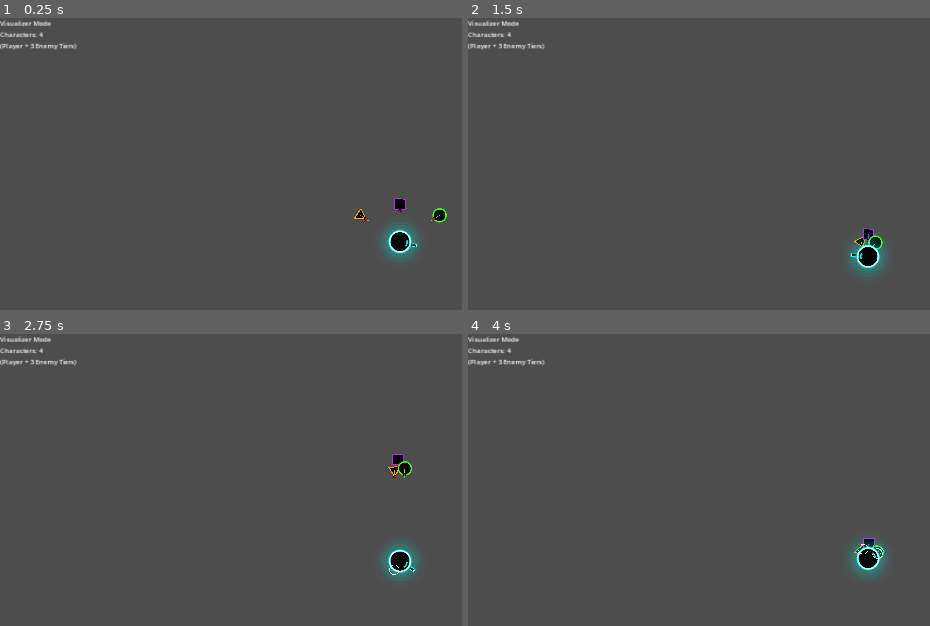
Above: before the commit, frames 1-4 (two rows, left to right).
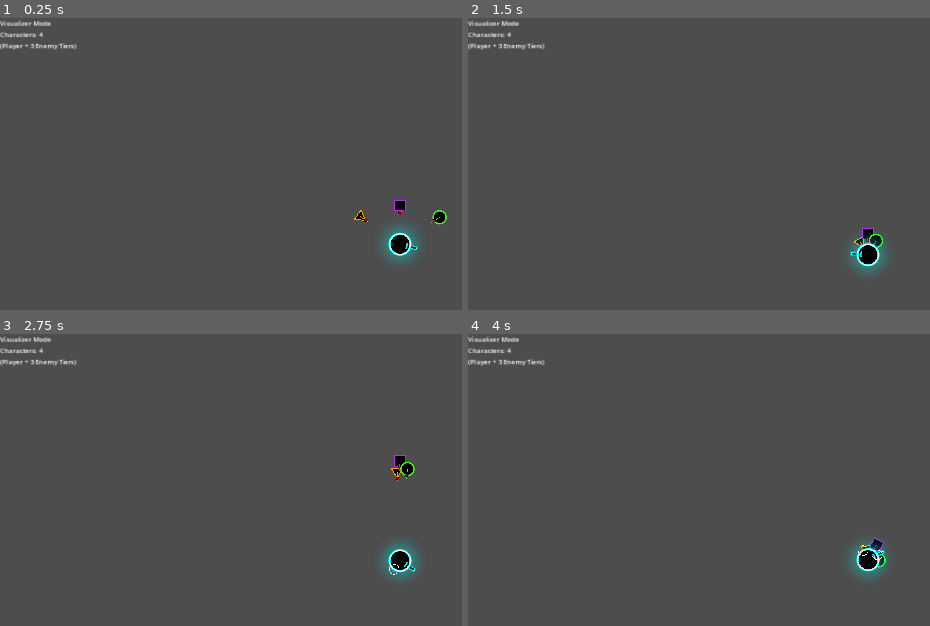
Above: after the commit, the same moments.

Repository: afaucher/team-dark
Game: Godot game, scene res://scenes/test/character_visualizer.tscn
Same seed, same stepped clock (60 frames per second), same inputs: the game is played once before the commit and once after it. This scene is started directly instead of the project's main scene.
Inputs (mouse positions are in pixels of both pictures, inside the frame that each line leads up to):
- Up to frame 1 (0.25 s): no input
- Up to frame 2 (1.5 s): tap Enter at 0.5 s; move the mouse to (outside the picture) at 0.52 s; hold E (fire_right) 0.53-1.28 s; tap Down (aim_down) at 0.6 s; click (outside the picture) at 0.67 s; move the mouse to (708, 266) at 1.27 s; hold S (move_down) from 1.28 s (still down); tap Left (aim_left) at 1.35 s
- Up to frame 3 (2.75 s): move the mouse to (outside the picture) at 2.02 s; release S (move_down) at 2.03 s; hold E (fire_right) from 2.03 s (still down); tap Right (aim_right) at 2.1 s
- Up to frame 4 (4 s): move the mouse to (outside the picture) at 2.77 s; release E (fire_right) at 2.78 s; hold W (move_up) 2.78-3.53 s; tap Up (aim_up) at 2.85 s; click (outside the picture) at 2.92 s; move the mouse to (outside the picture) at 3.52 s; hold Q (fire_left) from 3.53 s (still down); hold Space (fire_front) from 3.53 s (still down)

The runs differ from the first frame. In frame 1, 0.4% of the frame differs, in the area x 76-97%, y 61-82%; in frame 2, 0.3%; in frame 3, 0.3%; in frame 4, 0.4%.

Commit message:
Update build system with template error handling and documentation.

Diff:
--- a/scenes/characters/player.gd
+++ b/scenes/characters/player.gd
@@ -96,6 +96,8 @@
 		var hud = get_tree().root.find_child("HUD", true, false)
 		if hud:
 			hud.update_mount(mount_index, w_name, status)
+			if hud.has_method("update_weapon_status"):
+				hud.update_weapon_status(mount_index, true, 1.0)
 
 	queue_redraw()
 
@@ -125,6 +127,32 @@
 	# Clear the mount
 	equip_weapon.rpc(mount_index, "")
 
+func swap_weapon(mount_index: int, new_weapon_path: String):
+	if not multiplayer.is_server():
+		return
+
+	# 1. Drop the current weapon if it exists
+	var old_weapon_scene = current_mount_weapons[mount_index]
+	if old_weapon_scene:
+		var pickup_pkg = load("res://scenes/objects/pickup.tscn")
+		var pickup = pickup_pkg.instantiate()
+		pickup.pickup_type = "weapon"
+		pickup.item_scene = old_weapon_scene
+		pickup.item_scene_path = old_weapon_scene.resource_path
+
+		# Get name
+		var temp = old_weapon_scene.instantiate()
+		pickup.pickup_name = temp.weapon_name if "weapon_name" in temp else "Dropped Weapon"
+		temp.free()
+
+		# Spawn behind the player
+		pickup.global_position = global_position - Vector2.from_angle(rotation) * 60.0
+		get_tree().current_scene.find_child("Pickups", true, false).add_child(pickup, true)
+		print("[Server] Player ", player_id, " dropped ", pickup.pickup_name)
+
+	# 2. Equip the new weapon
+	equip_weapon.rpc(mount_index, new_weapon_path)
+
 func heal(amount: float):
 	current_hp = min(current_hp + amount, max_hp)
 	print("Player ", player_id, " healed by ", amount, ". HP: ", current_hp)
@@ -177,6 +205,15 @@
 	var fire_all_held = Input.is_action_pressed("fire_all")
 	if fire_all_just or fire_all_held:
 		for i in range(3):
+			# Skip passive items for "Fire All"
+			var weapon = current_mount_weapons[i]
+			if weapon:
+				var temp = weapon.instantiate()
+				var is_passive = "is_passive" in temp and temp.is_passive
+				temp.free()
+				if is_passive:
+					continue
+
 			_fire_mount(i, fire_all_just, fire_all_held)
 
 	# Update Pickup Hold timers
@@ -206,7 +243,17 @@
 
 	var pickup = get_node_or_null(pickup_path)
 	if pickup and pickup.has_method("pickup_collected"):
-		pickup.pickup_collected(player_id, mount_index)
+		if pickup.pickup_type == "weapon" and pickup.item_scene_path != "":
+			swap_weapon(mount_index, pickup.item_scene_path)
+			pickup.queue_free()
+		elif pickup.pickup_type == "health":
+			# New: Health kits can now be mounted!
+			# We'll use a special scene for the mounted health kit
+			swap_weapon(mount_index, "res://scenes/objects/health_kit_mounted.tscn")
+			pickup.queue_free()
+		else:
+			# Regular pickup (ammo, etc)
+			pickup.pickup_collected(player_id, mount_index)
 
 func _update_nearest_pickup():
 	var pickups = get_tree().get_nodes_in_group("pickups")
@@ -298,8 +345,6 @@
 
 			var mount_pos = mounts[i].position
 			draw_arc(mount_pos, 15.0, -PI/2, -PI/2 + visual_progress * TAU, 32, Color.WHITE, 2.0)
-			if nearest_pickup:
-				draw_line(mount_pos, to_local(nearest_pickup.global_position), Color(1,1,1,0.5 * visual_progress), 1.0)
 
 	# --- Debug Overlay (Toggle with F3) ---
 	if DebugManager.show_debug:
@@ -385,6 +430,12 @@
 		_check_pointing_at_others(delta)
 		_update_nearest_pickup()
 
+		if DebugManager.show_debug and Input.is_action_just_pressed("toggle_debug"):
+			var p_count = get_tree().get_nodes_in_group("pickups").size()
+			print("[DEBUG] Current pickups in world: ", p_count)
+			if nearest_pickup:
+				print("[DEBUG] Nearest pickup: ", nearest_pickup.pickup_name, " at dist ", global_position.distance_to(nearest_pickup.global_position))
+
 	queue_redraw() # Continuous redraw for debug inputs
 
 func _check_pointing_at_others(delta):
--- a/scenes/game.tscn
+++ b/scenes/game.tscn
@@ -19,8 +19,10 @@
 pickup_spawner_scene = ExtResource("8_pickups")
 
 [node name="Projectiles" type="Node2D" parent="."]
+z_index = 20
 
 [node name="Pickups" type="Node2D" parent="."]
+z_index = 20
 
 [node name="ProjectileSpawner" type="MultiplayerSpawner" parent="."]
 _spawnable_scenes = PackedStringArray("res://scenes/projectiles/pellet.tscn")
--- a/scenes/map/map_renderer.gd
+++ b/scenes/map/map_renderer.gd
@@ -163,14 +163,5 @@
 		else:
 			draw_line(p1, p2, faded_color, outline_width)
 
-		if show_debug:
-			var mid = (p1 + p2) / 2.0
-			var to_mid = (mid - center).normalized()
-			var text_pos = mid + to_mid * 20.0
-			draw_string(ThemeDB.fallback_font, text_pos, "N:" + str(n_idx), HORIZONTAL_ALIGNMENT_CENTER, -1, 16, Color.YELLOW)
-			draw_line(mid, mid + to_mid * 30.0, Color.YELLOW, 1.0)
-
 	if show_debug:
-		draw_string(ThemeDB.fallback_font, center, str(hex.q) + "," + str(hex.r) + "\nH:" + str(hex.height), HORIZONTAL_ALIGNMENT_CENTER, -1, 24, Color.WHITE)
-		for i in range(6):
-			draw_string(ThemeDB.fallback_font, points[i], str(i), HORIZONTAL_ALIGNMENT_CENTER, -1, 16, Color.RED)
+		draw_string(ThemeDB.fallback_font, center, "H:" + str(hex.height), HORIZONTAL_ALIGNMENT_CENTER, -1, 20, Color.WHITE)
--- /dev/null
+++ b/scenes/objects/health_kit_mounted.tscn
@@ -0,0 +1,6 @@
+[gd_scene load_steps=2 format=3 uid="uid://health_kit_scene"]
+
+[ext_resource type="Script" path="res://scripts/items/health_kit.gd" id="1_script"]
+
+[node name="HealthKit" type="Node2D"]
+script = ExtResource("1_script")
--- a/scenes/objects/pickup.tscn
+++ b/scenes/objects/pickup.tscn
@@ -15,6 +15,9 @@
 properties/2/path = NodePath(".:global_position")
 properties/2/spawn = true
 properties/2/replication_mode = 1
+properties/3/path = NodePath(".:item_scene_path")
+properties/3/spawn = true
+properties/3/replication_mode = 1
 
 [node name="Pickup" type="Area2D" groups=["pickups"]]
 script = ExtResource("1_script")
--- a/scenes/objects/pickup_spawner.tscn
+++ b/scenes/objects/pickup_spawner.tscn
@@ -7,5 +7,5 @@
 [node name="PickupSpawner" type="Node"]
 script = ExtResource("1_script")
 weapon_scenes = Array[PackedScene]([ExtResource("2_pellet_gun"), ExtResource("3_machine_gun")])
-health_count = 15
-weapon_count = 15
+health_count = 30
+weapon_count = 30
--- a/scenes/ui/hud.gd
+++ b/scenes/ui/hud.gd
@@ -71,8 +71,25 @@
 			match item_name.to_lower():
 				"pellet gun":
 					icon.type = 1 # PELLET_GUN
+				"machine gun":
+					icon.type = 2 # MACHINE_GUN
+				"health kit":
+					icon.type = 3 # HEALTH_KIT
 				_:
 					icon.type = 0 # NONE
+
+func update_weapon_status(mount_idx: int, is_ready: bool, ammo_ratio: float):
+	var container
+	match mount_idx:
+		0: container = mount_left_icon_container
+		1: container = mount_right_icon_container
+		2: container = mount_top_icon_container
+
+	if container:
+		var icon = container.get_node_or_null("WeaponIcon")
+		if icon:
+			icon.is_ready = is_ready
+			icon.ammo_ratio = ammo_ratio
 
 func update_teammates(players: Dictionary):
 	# Clear list
--- a/scripts/game_manager.gd
+++ b/scripts/game_manager.gd
@@ -44,6 +44,7 @@
 	if not players_container:
 		players_container = Node2D.new()
 		players_container.name = "Players"
+		players_container.z_index = 10
 		add_child(players_container)
 
 @rpc("authority", "call_local", "reliable")
@@ -60,6 +61,9 @@
 	if map_generator_scene:
 		var map_gen = map_generator_scene.instantiate()
 		add_child(map_gen)
+		move_child(map_gen, 0) # Place at the very bottom of the tree
+		if map_gen is Node2D:
+			map_gen.z_index = -10 # Ensure it's visually below everything
 		current_map = map_gen
 		# Access the internal generator node to set seed
 		# Map scene structure: Map (Renderer) -> Generator (Node)
@@ -112,12 +116,16 @@
 			start_game()
 			_spawn_player.rpc(id, info, spawn_pos)
 
+		# TEST: Spawn a machine gun near the new player
+		call_deferred("_spawn_test_pickup", spawn_pos + Vector2(250, 0))
+
 @rpc("authority", "call_local", "reliable")
 func _spawn_player(id, info, spawn_pos: Vector2):
 	print("Spawning player: ", id, " at ", spawn_pos)
 	if not players_container:
 		players_container = Node2D.new()
 		players_container.name = "Players"
+		players_container.z_index = 10
 		add_child(players_container)
 
 	if players_container.has_node(str(id)):
@@ -139,3 +147,17 @@
 		players_container = null
 
 	_show_main_menu()
+
+func _spawn_test_pickup(pos: Vector2):
+	if not multiplayer.is_server(): return
+	var pickups_node = find_child("Pickups", true, false)
+	if not pickups_node: return
+
+	var pickup_pkg = load("res://scenes/objects/pickup.tscn")
+	var pickup = pickup_pkg.instantiate()
+	pickup.pickup_type = "weapon"
+	pickup.pickup_name = "TEST Machine Gun"
+	pickup.item_scene_path = "res://scenes/weapons/machine_gun.tscn"
+	pickup.global_position = pos
+	pickups_node.add_child(pickup, true)
+	print("[TEST] Spawned pickup at ", pos)
--- /dev/null
+++ b/scripts/items/health_kit.gd
@@ -0,0 +1,41 @@
+extends Node2D
+
+@export var weapon_name: String = "Health Kit"
+@export var is_passive: bool = true
+
+func trigger(just_pressed: bool, is_held: bool):
+	if just_pressed:
+		var parent = get_parent() # Mount
+		if parent:
+			var player = parent.get_parent() # Player
+			if player and player.has_method("heal"):
+				var max_hp = player.max_hp if "max_hp" in player else 100.0
+				player.heal(max_hp * 0.25)
+
+				# Remove myself from mount
+				if player.has_method("equip_weapon"):
+					# Find our mount index
+					var idx = -1
+					if "mounts" in player:
+						for i in range(player.mounts.size()):
+							if player.mounts[i] == parent:
+								idx = i
+								break
+
+					if idx != -1:
+						player.equip_weapon.rpc(idx, "")
+
+func _draw():
+	# Neon Vector Health Kit Style
+	var size = 16.0
+	var color = Color(1.0, 0.0, 0.0, 1.0) # Red
+
+	# Box
+	var rect = Rect2(-size/2, -size/2, size, size)
+	draw_rect(rect, color * Color(1, 1, 1, 0.3), false, 4.0)
+	draw_rect(rect, Color.BLACK, true)
+	draw_rect(rect, color, false, 2.0)
+
+	# Plus sign
+	draw_line(Vector2(-4, 0), Vector2(4, 0), Color.WHITE, 2.0)
+	draw_line(Vector2(0, -4), Vector2(0, 4), Color.WHITE, 2.0)
--- a/scripts/pickups/pickup.gd
+++ b/scripts/pickups/pickup.gd
@@ -42,30 +42,39 @@
 	var pulse = 1.0 + sin(Time.get_ticks_msec() * 0.005) * 0.1
 	var current_radius = radius * pulse
 
-	# Glow
-	draw_circle(Vector2.ZERO, current_radius + 4, color * Color(1,1,1,0.2))
+	# Glow backing
+	draw_circle(Vector2.ZERO, current_radius + 6, color * Color(1, 1, 1, 0.2))
 
 	# Outer Ring
-	draw_arc(Vector2.ZERO, current_radius, 0, TAU, 32, color, 3.0, true)
+	draw_arc(Vector2.ZERO, current_radius, 0, TAU, 32, color, 4.0, true)
 
-	# Inner Fill (Black)
-	draw_circle(Vector2.ZERO, inner_radius, Color.BLACK)
+	# Inner Fill (Black center)
+	draw_circle(Vector2.ZERO, radius * 0.5, Color.BLACK)
 
-	# Type Icon (Simplified)
+	# Type Icon
+	var icon_color = color
 	match pickup_type:
 		"weapon":
-			draw_rect(Rect2(-5, -2, 10, 4), color)
-			draw_rect(Rect2(2, -4, 4, 8), color)
+			draw_rect(Rect2(-8, -3, 16, 6), icon_color)
+			draw_rect(Rect2(2, -6, 6, 12), icon_color)
 		"health":
-			draw_rect(Rect2(-2, -6, 4, 12), color)
-			draw_rect(Rect2(-6, -2, 12, 4), color)
+			draw_rect(Rect2(-3, -9, 6, 18), icon_color)
+			draw_rect(Rect2(-9, -3, 18, 6), icon_color)
 		"ammo":
-			draw_circle(Vector2(0, 0), 4, color)
-		"gem":
-			var points = PackedVector2Array([
-				Vector2(0, -8), Vector2(6, 0), Vector2(0, 8), Vector2(-6, 0)
-			])
-			draw_colored_polygon(points, color)
+			draw_circle(Vector2(0, 0), 6, icon_color)
+
+	# Proximity Label
+	var players = get_tree().get_nodes_in_group("players")
+	var show_label = false
+	for p in players:
+		if p.global_position.distance_to(global_position) < 300.0:
+			show_label = true
+			break
+
+	if show_label:
+		var label_color = Color.WHITE
+		label_color.a = 0.8
+		draw_string(ThemeDB.fallback_font, Vector2(-60, -radius - 15), pickup_name, HORIZONTAL_ALIGNMENT_CENTER, 120, 16, label_color)
 
 func _process(_delta):
 	if color == Color.WHITE:
--- a/scripts/ui/weapon_icon.gd
+++ b/scripts/ui/weapon_icon.gd
@@ -1,16 +1,30 @@
 extends Control
 
-enum WeaponType { NONE, PELLET_GUN }
+enum WeaponType { NONE, PELLET_GUN, MACHINE_GUN, HEALTH_KIT }
 
 var type: WeaponType = WeaponType.NONE:
 	set(val):
 		type = val
 		queue_redraw()
 
+var is_ready: bool = true:
+	set(val):
+		is_ready = val
+		queue_redraw()
+
+var ammo_ratio: float = 1.0:
+	set(val):
+		ammo_ratio = clamp(val, 0.0, 1.0)
+		queue_redraw()
+
 func _draw():
 	match type:
 		WeaponType.PELLET_GUN:
 			_draw_pellet_gun()
+		WeaponType.MACHINE_GUN:
+			_draw_machine_gun()
+		WeaponType.HEALTH_KIT:
+			_draw_health_kit()
 
 func _draw_pellet_gun():
 	var color = Color(0.0, 2.0, 2.0, 1.0) # Cyan HDR
@@ -26,5 +40,34 @@
 	draw_rect(rect, Color.BLACK, true)
 	# Outline
 	draw_rect(rect, color, false, 2.0)
-	# Tip
-	draw_circle(Vector2(barrel_length/2, 0), 3.0, Color.WHITE)
+	# Tip (Only if ready)
+	if is_ready:
+		draw_circle(Vector2(barrel_length/2, 0), 3.0, Color.WHITE)
+
+func _draw_machine_gun():
+	var color = Color(1.0, 0.5, 0.0, 1.0) # Orange
+	var barrel_length = 35.0
+	var barrel_width = 15.0
+	var rect = Rect2(-barrel_length/2, -barrel_width/2, barrel_length, barrel_width)
+	draw_rect(rect, color * Color(1, 1, 1, 0.3), false, 4.0)
+	draw_rect(rect, Color.BLACK, true)
+	draw_rect(rect, color, false, 2.0)
+	# Muzzle
+	draw_rect(Rect2(barrel_length/2-6, -barrel_width/2-2, 6, barrel_width+4), color, false, 2.0)
+
+	# Ammo Bar
+	if ammo_ratio > 0:
+		var bar_padding = 4.0
+		var bar_rect = Rect2(-barrel_length/2 + bar_padding, -barrel_width/2 + bar_padding, (barrel_length - bar_padding*2) * ammo_ratio, barrel_width - bar_padding*2)
+		draw_rect(bar_rect, Color.WHITE, true)
+
+func _draw_health_kit():
+	var color = Color(1.0, 0.0, 0.0, 1.0) # Red
+	var size = 20.0
+	var rect = Rect2(-size/2, -size/2, size, size)
+	draw_rect(rect, color * Color(1, 1, 1, 0.3), false, 4.0)
+	draw_rect(rect, Color.BLACK, true)
+	draw_rect(rect, color, false, 2.0)
+	# Plus
+	draw_line(Vector2(-5, 0), Vector2(5, 0), Color.WHITE, 2.0)
+	draw_line(Vector2(0, -5), Vector2(0, 5), Color.WHITE, 2.0)
--- a/scripts/weapons/machine_gun.gd
+++ b/scripts/weapons/machine_gun.gd
@@ -7,13 +7,26 @@
 var can_fire: bool = true
 var _timer: Timer
 
+@export var max_ammo: float = 50.0
+var current_ammo: float = 50.0
+var is_reloading: bool = false
+var _reload_timer: Timer
+
 func _ready():
 	_timer = Timer.new()
 	_timer.wait_time = 1.0 / fire_rate
 	_timer.one_shot = true
 	_timer.timeout.connect(_on_timer_timeout)
 	add_child(_timer)
+
+	_reload_timer = Timer.new()
+	_reload_timer.wait_time = 10.0
+	_reload_timer.one_shot = true
+	_reload_timer.timeout.connect(_on_reload_complete)
+	add_child(_reload_timer)
+
 	queue_redraw()
+	_update_hud_status("READY")
 
 func _draw():
 	# Neon Vector Machine Gun Style
@@ -35,12 +48,67 @@
 	# Muzzle
 	draw_rect(Rect2(barrel_length-4, -barrel_width/2-2, 6, barrel_width+4), color, false, 2.0)
 
+	# Ammo Bar (White)
+	if not is_reloading:
+		var ammo_ratio = current_ammo / max_ammo
+		var bar_padding = 2.0
+		var bar_rect = Rect2(bar_padding, -barrel_width/2 + bar_padding, (barrel_length - bar_padding*2) * ammo_ratio, barrel_width - bar_padding*2)
+		draw_rect(bar_rect, Color.WHITE, true)
+	else:
+		# Show small red pulsing bar or empty
+		pass
+
 func trigger(just_pressed: bool, is_held: bool):
+	if is_reloading:
+		return
+
 	# Machine Gun allows holding the trigger
-	if is_held and can_fire:
+	if is_held and can_fire and current_ammo > 0:
 		shoot()
+		current_ammo -= 1.0
 		can_fire = false
 		_timer.start()
+		_update_hud_status("READY")
+
+		if current_ammo <= 0:
+			start_reload()
+
+func _update_hud_status(status: String = ""):
+	var parent = get_parent() # Mount
+	if parent:
+		var player = parent.get_parent() # Player
+		if player and player.is_multiplayer_authority():
+			var idx = -1
+			if "mounts" in player:
+				for i in range(player.mounts.size()):
+					if player.mounts[i] == parent:
+						idx = i
+						break
+			if idx != -1:
+				var hud = get_tree().root.find_child("HUD", true, false)
+				if hud:
+					if status != "":
+						hud.update_mount(idx, weapon_name, status)
+
+					if hud.has_method("update_weapon_status"):
+						var ratio = current_ammo / max_ammo
+						hud.update_weapon_status(idx, not is_reloading, ratio)
+
+func start_reload():
+	is_reloading = true
+	_reload_timer.start()
+	_update_hud_status("RELOADING...")
+
+func _on_reload_complete():
+	current_ammo = max_ammo
+	is_reloading = false
+	can_fire = true
+	_update_hud_status("READY")
+	queue_redraw()
+
+func _process(_delta):
+	# Continuous redraw for ammo bar animation if needed, but mostly on shots
+	pass
 
 func get_attacker_id() -> int:
 	var parent = get_parent()
@@ -80,3 +148,4 @@
 
 func _on_timer_timeout():
 	can_fire = true
+	queue_redraw()
--- a/scripts/weapons/pellet_gun.gd
+++ b/scripts/weapons/pellet_gun.gd
@@ -14,6 +14,7 @@
 	_timer.timeout.connect(_on_timer_timeout)
 	add_child(_timer)
 	queue_redraw()
+	_update_hud_status()
 
 func _draw():
 	# Neon Vector Weapon Style
@@ -37,7 +38,8 @@
 	# Outline
 	draw_polyline(points, color, 2.0)
 	# High-intensity tip
-	draw_circle(Vector2(barrel_length, 0), 2.0, Color.WHITE)
+	if can_fire:
+		draw_circle(Vector2(barrel_length, 0), 2.0, Color.WHITE)
 
 
 func trigger(just_pressed: bool, is_held: bool):
@@ -46,6 +48,7 @@
 		shoot()
 		can_fire = false
 		_timer.start()
+		_update_hud_status()
 
 func get_attacker_id() -> int:
 	var parent = get_parent() # Mount
@@ -84,3 +87,21 @@
 
 func _on_timer_timeout():
 	can_fire = true
+	_update_hud_status()
+	queue_redraw()
+
+func _update_hud_status():
+	var parent = get_parent() # Mount
+	if parent:
+		var player = parent.get_parent() # Player
+		if player and player.is_multiplayer_authority():
+			var idx = -1
+			if "mounts" in player:
+				for i in range(player.mounts.size()):
+					if player.mounts[i] == parent:
+						idx = i
+						break
+			if idx != -1:
+				var hud = get_tree().root.find_child("HUD", true, false)
+				if hud and hud.has_method("update_weapon_status"):
+					hud.update_weapon_status(idx, can_fire, 1.0)
Not shown, added: scenes/autoload/debug_manager.gd.uid
Not shown, added: scenes/autoload/network_manager.gd.uid
Not shown, added: scenes/characters/enemy.gd.uid
Not shown, added: scenes/characters/enemy_spawner.gd.uid
Not shown, added: scenes/characters/player.gd.uid
Not shown, added: scenes/map/map_generator.gd.uid
Not shown, added: scenes/map/map_physics.gd.uid
Not shown, added: scenes/map/map_renderer.gd.uid
Not shown, added: scenes/objects/extraction_point.gd.uid
Not shown, added: scenes/objects/gem.gd.uid
Not shown, added: scenes/objects/mountable_item.gd.uid
Not shown, added: scenes/objects/projectile.gd.uid
(and 18 more such lines)
